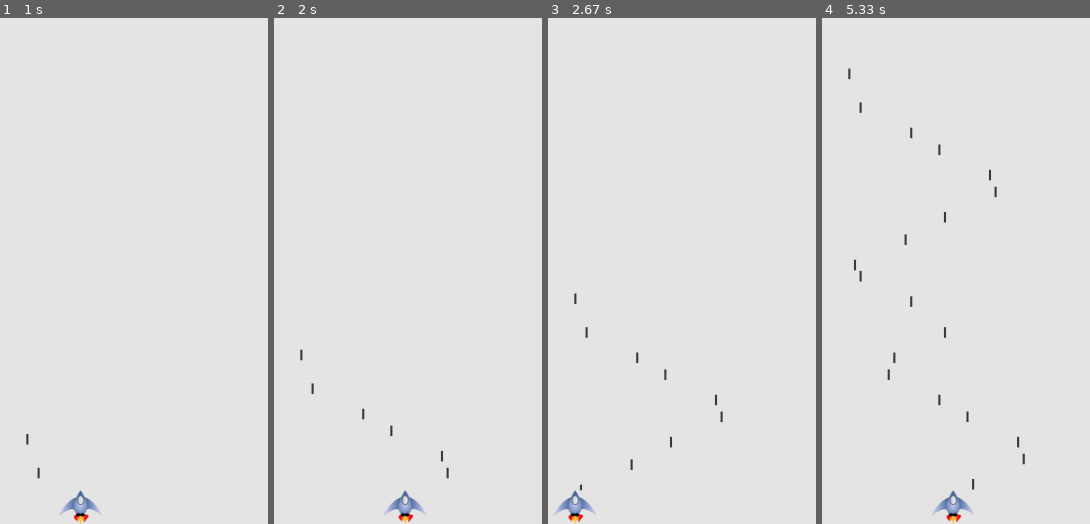
Above: before the commit, frames 1-4 (left to right).
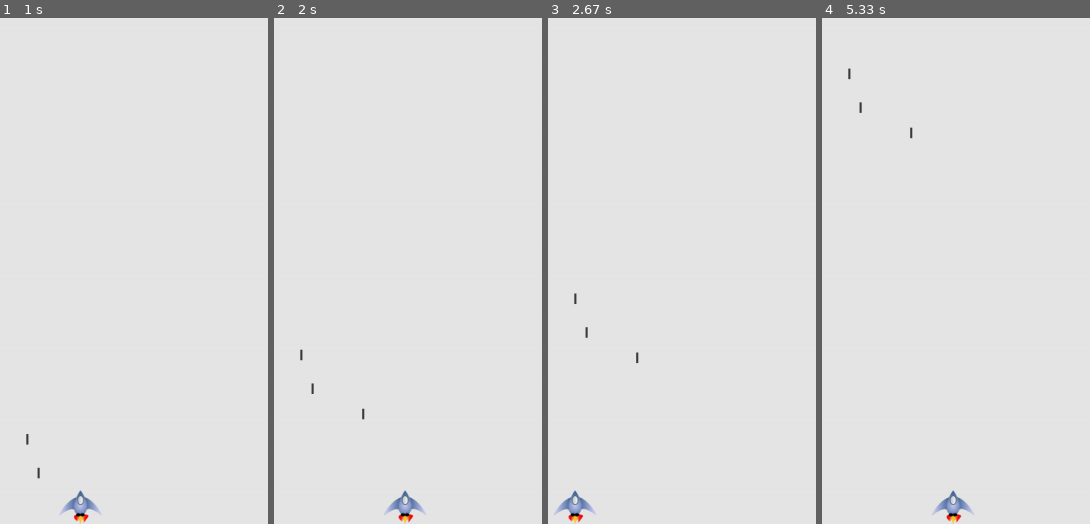
Above: after the commit, the same moments.

Repository: oliver-error/pygame-shenanigans
Game: pygame game, started from videoJame.py
Two runs of this game, one before a commit and one after it. Both use one fixed random seed, a clock stepped at 60 frames per second and the inputs below.
Inputs:
- Up to frame 1 (1 s): tap Space at 0.33, 0.73 s; hold Right from 0.67 s (still down)
- Up to frame 2 (2 s): tap Space at 1.03, 1.23, 1.53, 1.73 s; release Right at 1.13 s; hold Right 1.17-1.63 s; hold Left from 1.67 s (still down)
- Up to frame 3 (2.67 s): tap Space at 2.03, 2.3, 2.6 s; release Left at 2.2 s; hold Left 2.23-2.63 s
- Up to frame 4 (5.33 s): hold Right 2.67-3.3 s; tap Space at 2.73, 3.03, 3.4, 3.7, 3.9, 4.2, 4.4, 4.7, 4.9, 5.2 s; hold Left 3.33-3.8 s; hold Right 3.83-4.3 s; hold Right 4.33-4.8 s; hold Left from 4.83 s (still down)

Frame 1 is identical in both runs. In frame 2, less than 0.1% of the frame differs, in the area x 43-66%, y 80-92%; in frame 3, 0.1%; in frame 4, 0.4%, in the area x 11-76%, y 24-94%.

Commit message:
minor updates to all files

Diff:
--- /dev/null
+++ b/alien.py
@@ -0,0 +1,23 @@
+import pygame
+
+from pygame.sprite import Sprite
+
+
+class Alien(Sprite):
+    """A class to represent a single alien in the fleet."""
+
+    def __init__(self, ai_game):
+        """Initialize the alien and set its starting position."""
+        super().__init__()
+        self.screen = ai_game.screen
+
+        # Load the alien image and set its rect attribute.
+        self.image = pygame.image.load('images/alien.bmp')
+        self.rect = self.image.get_rect()
+
+        # Start each new alien near the top left of the screen.
+        self.rect.x = self.rect.width
+        self.rect.y = self.rect.height
+
+        # Store the alien's exact horizontal position.
+        self.x = float(self.rect.x)
--- a/noThanksInterpreter.py
+++ b/noThanksInterpreter.py
@@ -0,0 +1,18 @@
+import pygame
+import random
+
+fullDeck = []
+deck = []
+currentCard = None
+
+cardsToRemove = 9
+
+for card in range(3, 36):
+    fullDeck.append(card)
+
+deck = fullDeck.copy()
+deck = random.sample(deck, len(deck) - cardsToRemove) # remove 9 cards at random
+removedCards = list(set(deck) ^ set(fullDeck))
+for card in removedCards:
+    print(f"removed card: {card}.")
+random.shuffle(deck)
--- a/settings.py
+++ b/settings.py
@@ -15,3 +15,4 @@
         self.bullet_width = 3
         self.bullet_height = 15
         self.bullet_color = (60, 60, 60)
+        self.bullets_allowed = 3
--- a/videoJame.py
+++ b/videoJame.py
@@ -32,8 +32,9 @@
         elif event.key == pygame.K_LEFT:
             self.ship.moving_left = True
         elif event.key == pygame.K_SPACE:
-            new_bullet = Bullet(self)
-            self.bullets.add(new_bullet)
+            if len(self.bullets) < self.settings.bullets_allowed:
+                new_bullet = Bullet(self)
+                self.bullets.add(new_bullet)
         elif event.key == pygame.K_ESCAPE:
             sys.exit()
 
@@ -55,6 +56,9 @@
         while True:
             self._check_events()
             self.bullets.update()
+            for bullet in self.bullets.copy():
+                if bullet.rect.bottom <= 0:
+                    self.bullets.remove(bullet)
             self._update_screen()
             self.ship.update()
             self.clock.tick(60)
